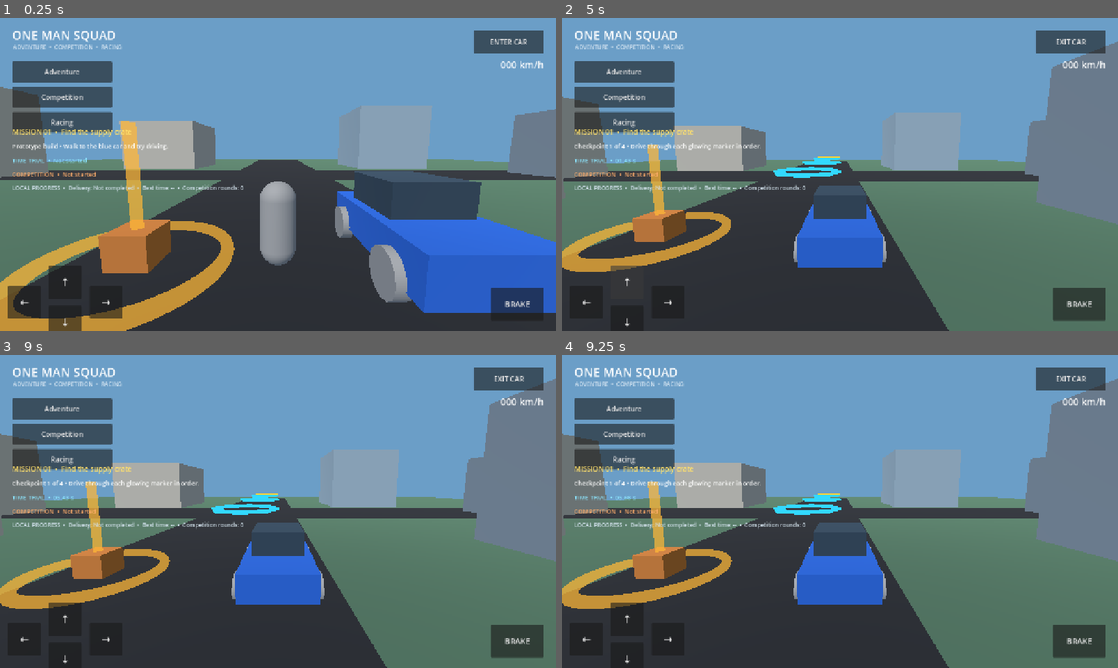
Above: before the commit, frames 1-4 (two rows, left to right).
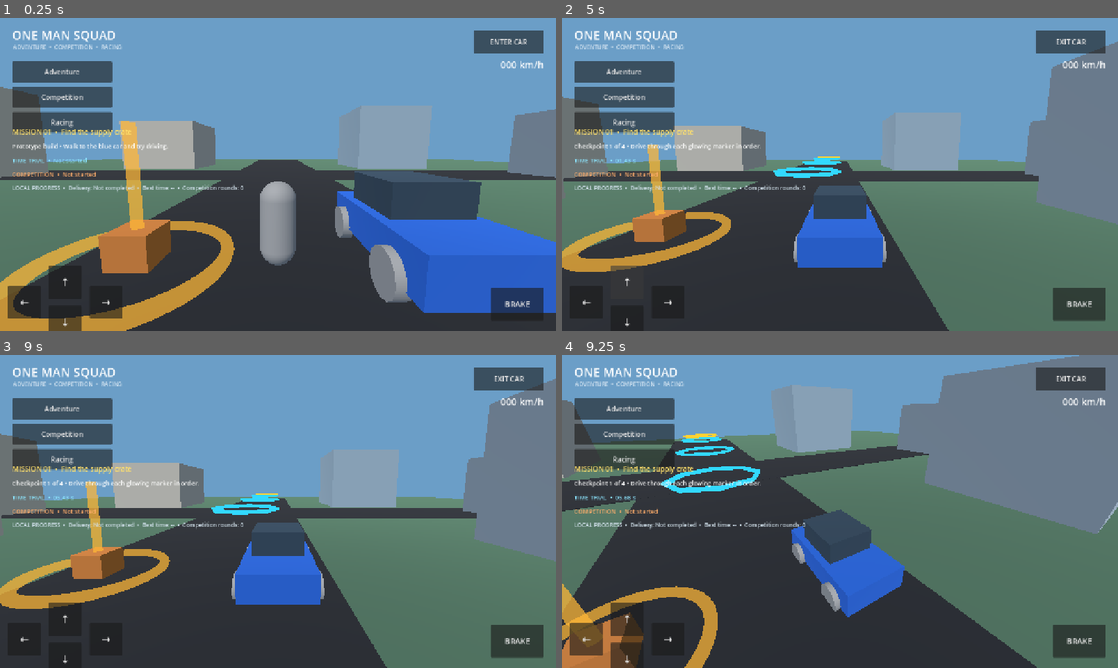
Above: after the commit, the same moments.

Repository: newgenerationnetwork617-ops/one-man-squad
Game: Godot game, scene res://scenes/main.tscn
The game is run twice, just before and just after one commit, with the same random seed, the same clock (stepped at 60 frames per second) and the same inputs.
Inputs (mouse positions are in pixels of both pictures, inside the frame that each line leads up to):
- Up to frame 1 (0.25 s): no input
- Up to frame 2 (5 s): click "Adventure" at 0.5 s; click "Adventure" at 1.25 s; click "ENTER CAR" at 2 s; click "Competition" at 2.75 s; click "Racing" at 3.5 s; click "↑" at 4.25 s
- Up to frame 3 (9 s): click "↓" at 5 s; click "←" at 5.75 s; click "→" at 6.5 s; click "BRAKE" at 7.25 s; tap Enter at 8 s; move the mouse to (400, 495) at 8.02 s; hold D (move_right) 8.03-8.75 s; click (400, 495) at 8.17 s; tap Space at 8.75 s; drag from (166, 527) to (250, 574) at 8.77 s
- Up to frame 4 (9.25 s): no input

Frames 1-3 are identical in both runs. In frame 4, 41% of the frame differs, in the area x 0-100%, y 0-100%.

Commit message:
fix: improve vehicle camera drag handling

Diff:
--- a/scripts/vehicle_controller.gd
+++ b/scripts/vehicle_controller.gd
@@ -1,6 +1,5 @@
 extends CharacterBody3D
-## Simple low-cost arcade vehicle controller for the first driving prototype.
-
+## Lightweight arcade vehicle controller with a separate right-side camera drag zone.
 @export var acceleration: float = 10.0
 @export var reverse_acceleration: float = 6.0
 @export var max_speed: float = 17.0
@@ -8,23 +7,23 @@
 @export var braking: float = 20.0
 @export var steering_speed: float = 1.7
 @export var gravity: float = 18.0
-@export var look_sensitivity: float = 0.0045
-
+@export var look_sensitivity: float = 0.006
 @onready var camera_pivot: Node3D = $CameraPivot
-
 var current_speed: float = 0.0
 
-func _unhandled_input(event: InputEvent) -> void:
-	var viewport_width := get_viewport().get_visible_rect().size.x
-	if event is InputEventScreenDrag and event.position.x >= viewport_width * 0.45:
+func _input(event: InputEvent) -> void:
+	var width := get_viewport().get_visible_rect().size.x
+	if event is InputEventScreenDrag and event.position.x >= width * 0.38:
 		_rotate_camera(event.relative)
-	elif event is InputEventMouseMotion and Input.is_mouse_button_pressed(MOUSE_BUTTON_LEFT):
-		if event.position.x >= viewport_width * 0.45:
-			_rotate_camera(event.relative)
+	elif event is InputEventMouseMotion and Input.is_mouse_button_pressed(MOUSE_BUTTON_LEFT) and event.position.x >= width * 0.38:
+		_rotate_camera(event.relative)
 
 func _rotate_camera(relative_motion: Vector2) -> void:
 	camera_pivot.rotation.y -= relative_motion.x * look_sensitivity
-	camera_pivot.rotation.x = clampf(camera_pivot.rotation.x - relative_motion.y * look_sensitivity, -0.45, 0.2)
+	camera_pivot.rotation.x = clampf(camera_pivot.rotation.x - relative_motion.y * look_sensitivity, -0.42, 0.18)
+
+func reset_camera() -> void:
+	camera_pivot.rotation = Vector3(-0.12, 0.0, 0.0)
 
 func _physics_process(delta: float) -> void:
 	var input_vector := Input.get_vector("move_left", "move_right", "move_forward", "move_back")
@@ -36,20 +35,16 @@
 		current_speed = move_toward(current_speed, -reverse_speed, reverse_acceleration * delta)
 	else:
 		current_speed = move_toward(current_speed, 0.0, braking * 0.35 * delta)
-
 	if absf(current_speed) > 0.15:
 		var steering_direction := signf(current_speed)
 		rotation.y -= input_vector.x * steering_speed * steering_direction * delta * clampf(absf(current_speed) / 5.0, 0.25, 1.0)
-
 	var forward := -global_basis.z
 	velocity.x = forward.x * current_speed
 	velocity.z = forward.z * current_speed
-
 	if not is_on_floor():
 		velocity.y -= gravity * delta
 	else:
 		velocity.y = 0.0
-
 	move_and_slide()
 	if is_on_wall():
 		current_speed *= 0.35
